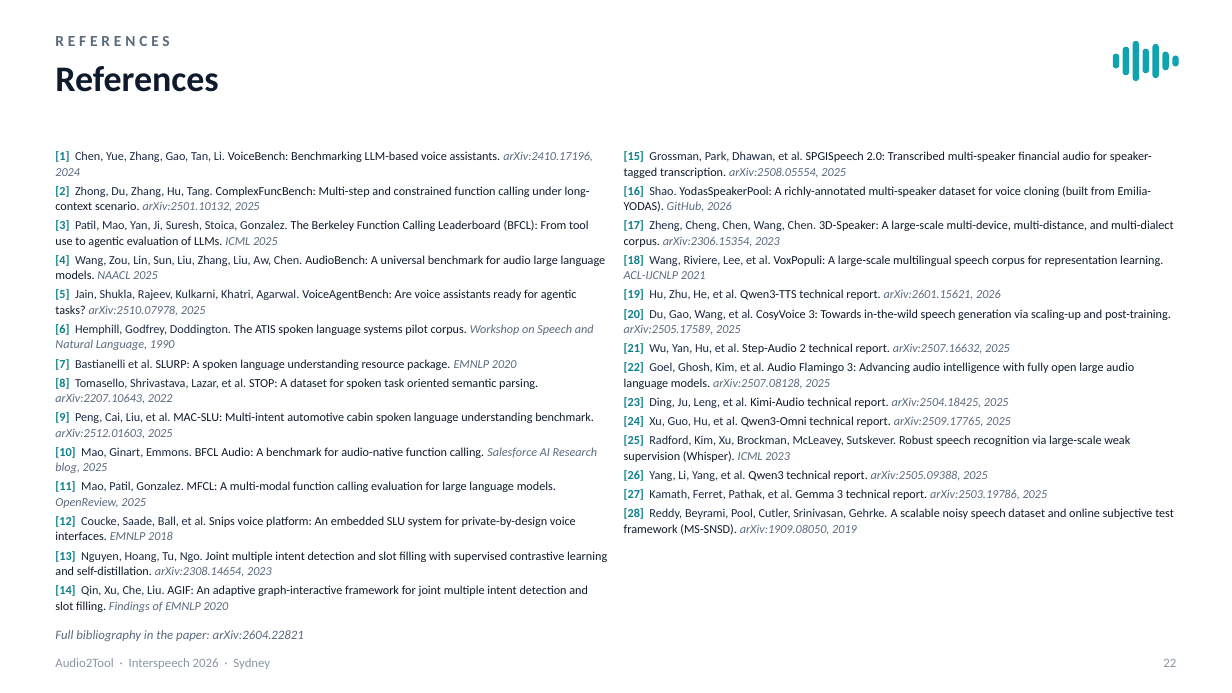
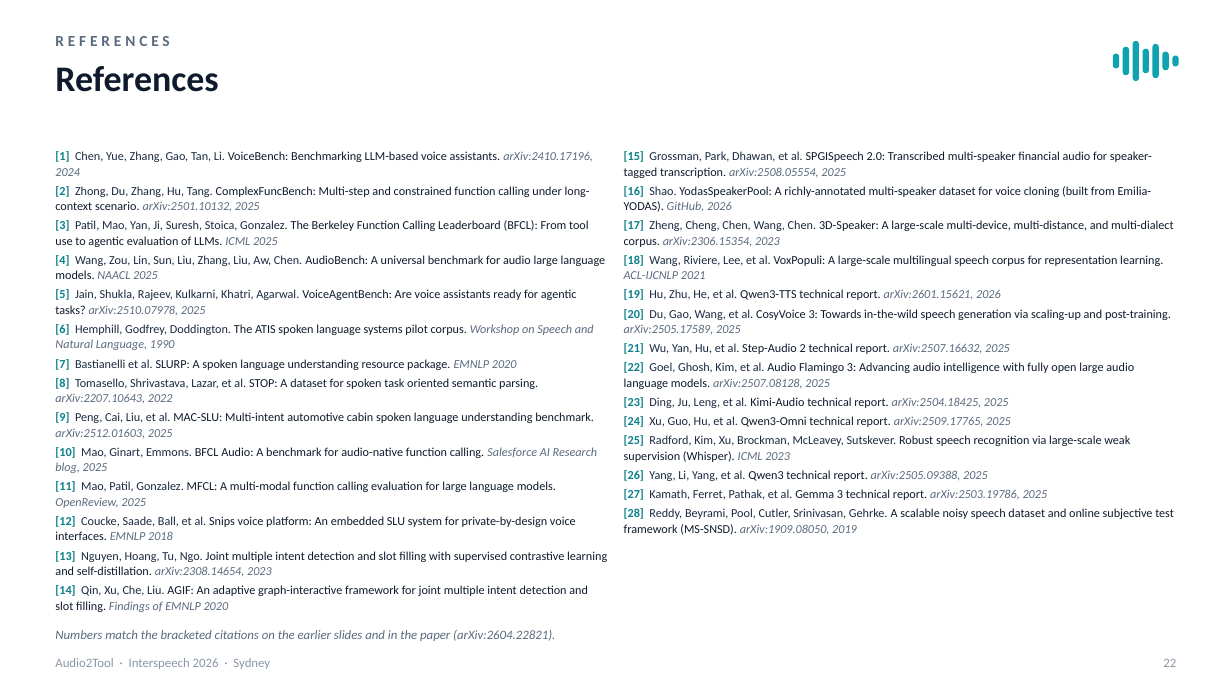
Before and after one commit to RamitPahwa/Audio2Tool, a slide deck: slide 22 of presentation/Audio2Tool_Interspeech2026_Oral.pptx. Drawn at 1232x693 pixels with LibreOffice and Linux fonts; fonts in the diff are those of the drawing. Boxes give left, top, right and bottom in pixels: in the first picture for what was removed or moved away, otherwise in the second. Text is boxed around its words. In the diff, an @@ line names an element or a change of style, - is before the commit and + after.

```diff
--- a/presentation/Audio2Tool_Interspeech2026_Oral.pptx
+++ b/presentation/Audio2Tool_Interspeech2026_Oral.pptx
@@ text at bbox=[55, 630, 555, 641]: text changed @@
-Full bibliography in the paper: arXiv:2604.22821
+Numbers match the bracketed citations on the earlier slides and in the paper (arXiv:2604.22821).
```
Also in this commit, not shown: 6 other slides changed, 3 other files.
